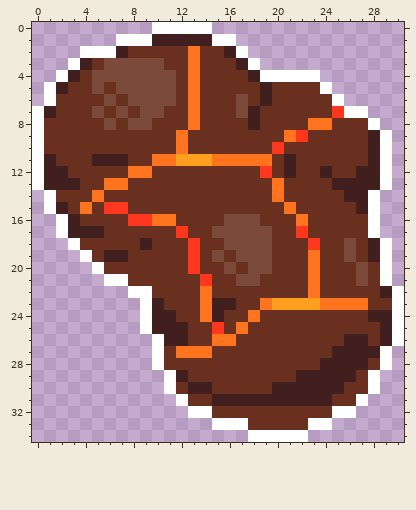
Edited in one commit: pixel-art sprite (assets/sprites/magmaCluster.png). The first picture shows the starting point.
The file is 31x35 pixels.
New version:
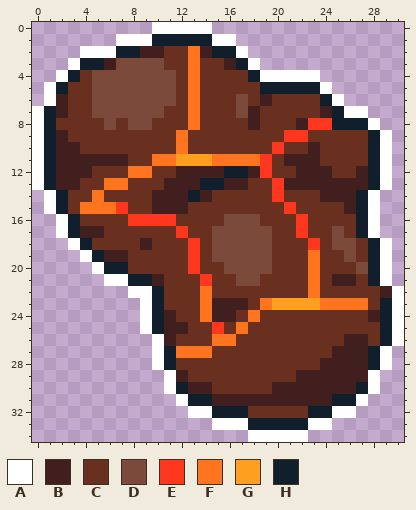
Palette (. is transparent): A #ffffff  B #421f1f  C #692f1f  D #7c4a3a  E #ff371f  F #ff741f  G #ff9f1f  H #101f2b
Edits made:
{"y":1,"x":10,"old":"BBBBB","new":"HHHHH"}
{"y":2,"x":7,"old":"BCCC","new":"HHBB"}
{"y":2,"x":14,"old":"CCB","new":"BHH"}
{"y":3,"x":4,"old":"BCD","new":"HHB"}
{"y":3,"x":16,"old":"CB","new":"BH"}
{"y":4,"x":3,"old":"B","new":"H"}
{"y":4,"x":18,"old":"B","new":"H"}
{"y":5,"x":2,"old":"B","new":"H"}
{"y":5,"x":6,"old":"C","new":"D"}
{"y":5,"x":19,"old":"BCCCC","new":"HHHHH"}
{"y":6,"x":2,"old":"C","new":"B"}
{"y":6,"x":5,"old":"C","new":"D"}
{"y":6,"x":7,"old":"C","new":"D"}
{"y":6,"x":24,"old":"C","new":"H"}
{"y":7,"x":1,"old":"BC","new":"HB"}
{"y":7,"x":6,"old":"C","new":"D"}
{"y":7,"x":8,"old":"C","new":"D"}
{"y":7,"x":24,"old":"CE","new":"BH"}
{"y":8,"x":1,"old":"C","new":"H"}
{"y":8,"x":22,"old":"CFFCCC","new":"BEEHHH"}
{"y":9,"x":1,"old":"CC","new":"HB"}
{"y":9,"x":21,"old":"F","new":"E"}
{"y":9,"x":28,"old":"B","new":"H"}
{"y":10,"x":1,"old":"CCC","new":"HBB"}
{"y":10,"x":23,"old":"C","new":"B"}
{"y":10,"x":28,"old":"B","new":"H"}
{"y":11,"x":1,"old":"BCCC","new":"HBBB"}
{"y":11,"x":19,"old":"F","new":"E"}
{"y":11,"x":22,"old":"CC","new":"BB"}
{"y":11,"x":28,"old":"B","new":"H"}
{"y":12,"x":1,"old":"B","new":"H"}
{"y":12,"x":3,"old":"CC","new":"BB"}
{"y":12,"x":12,"old":"CCCCCCC","new":"BBBBHHB"}
{"y":12,"x":21,"old":"BCC","new":"CBB"}
{"y":12,"x":28,"old":"B","new":"H"}
{"y":13,"x":1,"old":"B","new":"H"}
{"y":13,"x":11,"old":"CCCCCCC","new":"BBBHHBB"}
{"y":13,"x":20,"old":"FCCCC","new":"EBBBB"}
{"y":13,"x":28,"old":"B","new":"H"}
{"y":14,"x":2,"old":"C","new":"H"}
{"y":14,"x":10,"old":"CCCCC","new":"BBBHB"}
{"y":14,"x":20,"old":"F","new":"E"}
{"y":14,"x":24,"old":"CC","new":"BB"}
{"y":14,"x":27,"old":"B","new":"H"}
{"y":15,"x":2,"old":"B","new":"H"}
{"y":15,"x":5,"old":"CE","new":"FF"}
{"y":15,"x":10,"old":"CCC","new":"BBB"}
{"y":15,"x":21,"old":"F","new":"E"}
{"y":15,"x":26,"old":"CB","new":"BH"}
{"y":16,"x":3,"old":"B","new":"H"}
{"y":16,"x":10,"old":"FF","new":"EE"}
{"y":16,"x":22,"old":"F","new":"E"}
{"y":16,"x":27,"old":"C","new":"H"}
{"y":17,"x":3,"old":"B","new":"H"}
{"y":17,"x":25,"old":"C","new":"D"}
{"y":17,"x":27,"old":"C","new":"H"}
{"y":18,"x":4,"old":"C","new":"H"}
{"y":18,"x":15,"old":"C","new":"D"}
{"y":18,"x":25,"old":"C","new":"D"}
{"y":18,"x":28,"old":"B","new":"H"}
{"y":19,"x":5,"old":"C","new":"H"}
{"y":19,"x":16,"old":"C","new":"D"}
{"y":19,"x":28,"old":"B","new":"H"}
{"y":20,"x":6,"old":"CC","new":"HH"}
{"y":20,"x":17,"old":"C","new":"D"}
{"y":20,"x":28,"old":"C","new":"H"}
{"y":21,"x":8,"old":"CCC","new":"HHB"}
{"y":21,"x":25,"old":"CCDC","new":"BBCH"}
{"y":22,"x":10,"old":"C","new":"H"}
{"y":23,"x":10,"old":"B","new":"H"}
{"y":23,"x":17,"old":"C","new":"B"}
{"y":23,"x":29,"old":"C","new":"H"}
{"y":24,"x":10,"old":"B","new":"H"}
{"y":24,"x":16,"old":"C","new":"B"}
{"y":24,"x":29,"old":"B","new":"H"}
{"y":25,"x":10,"old":"B","new":"H"}
{"y":25,"x":29,"old":"B","new":"H"}
{"y":26,"x":12,"old":"B","new":"C"}
{"y":26,"x":29,"old":"B","new":"H"}
{"y":27,"x":11,"old":"C","new":"H"}
{"y":27,"x":28,"old":"B","new":"H"}
{"y":28,"x":11,"old":"C","new":"H"}
{"y":28,"x":28,"old":"C","new":"H"}
{"y":29,"x":27,"old":"C","new":"B"}
{"y":30,"x":12,"old":"C","new":"H"}
{"y":30,"x":26,"old":"CC","new":"BH"}
{"y":31,"x":13,"old":"CC","new":"HH"}
{"y":31,"x":25,"old":"CC","new":"HH"}
{"y":32,"x":15,"old":"CCC","new":"HHH"}
{"y":32,"x":23,"old":"CC","new":"HH"}
{"y":33,"x":18,"old":"CCCCC","new":"HHHHH"}
{"label":"changed","picture_box":[44,34,392,430]}
